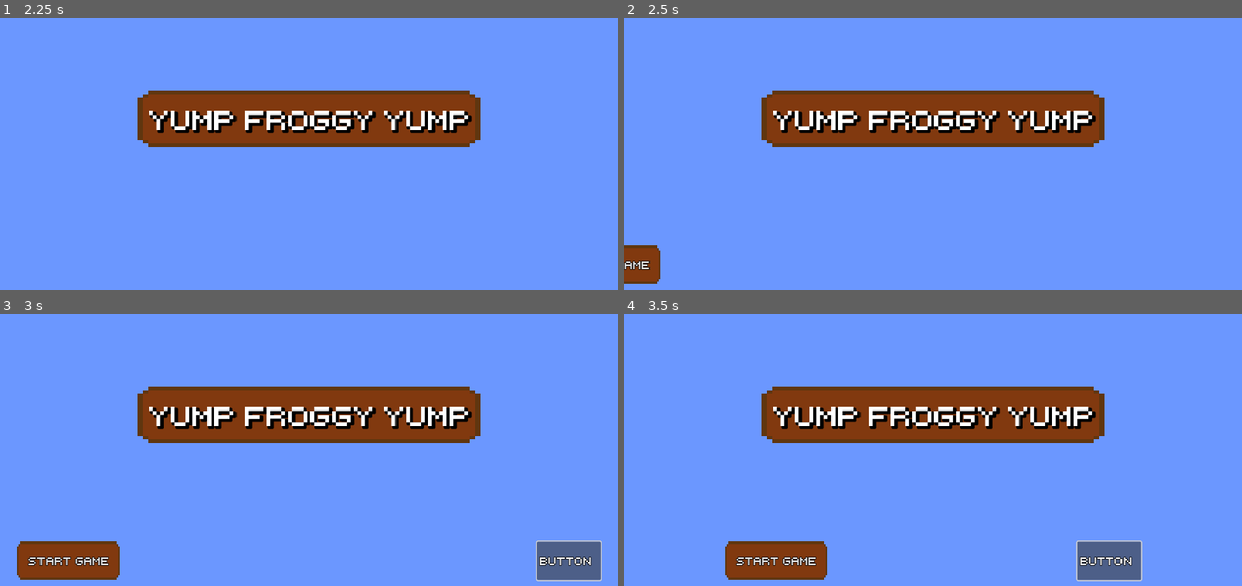
Above: before the commit, frames 1-4 (two rows, left to right).
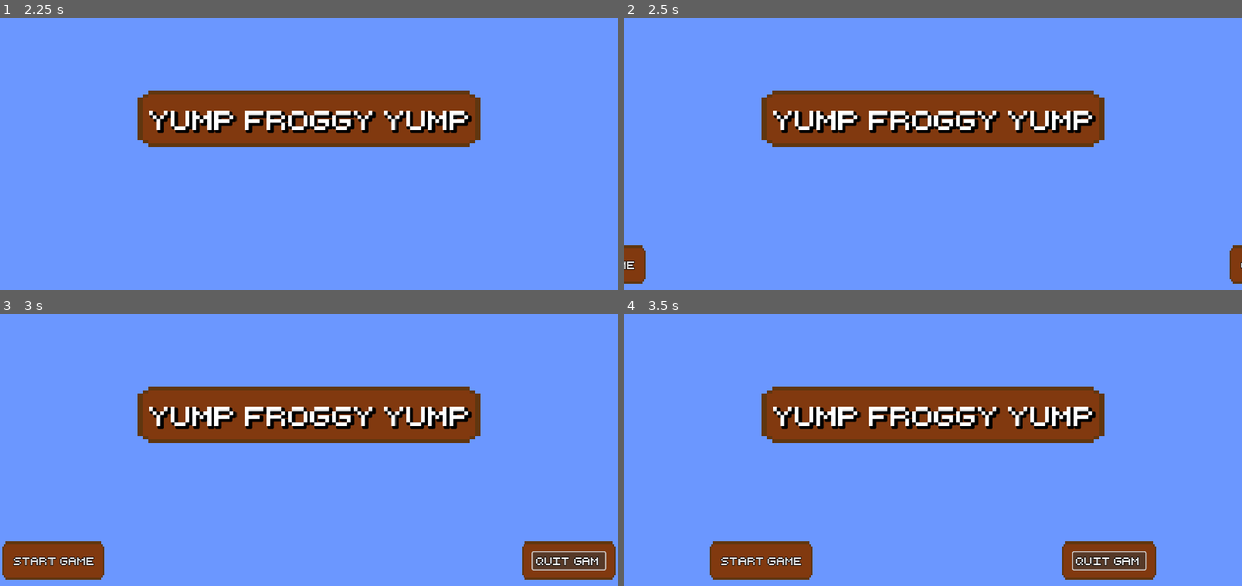
Above: after the commit, the same moments.

Repository: SudoLudens/Simple-Platformer
Game: Godot game, scene res://scenes/game/menu_main.tscn
Two runs of this game, one before a commit and one after it. Both use one fixed random seed, a clock stepped at 60 frames per second and the inputs below. This scene is started directly instead of the project's main scene.
Inputs (mouse positions are in pixels of both pictures, inside the frame that each line leads up to):
- Up to frame 1 (2.25 s): hold D (move_right) 0.53-2.03 s; tap E (toggle_scene) at 0.6, 1.35, 2.1 s; tap Space (jump) at 0.77, 1.52 s; hold A (move_left) from 2.03 s (still down)
- Up to frame 2 (2.5 s): keep holding A (move_left)
- Up to frame 3 (3 s): release A (move_left) at 2.75 s; click (611, 561) at 2.75 s, where only the run before the commit has a clickable "Button 2"
- Up to frame 4 (3.5 s): no input

Frame 1 is identical in both runs. In frame 2, 0.7% of the frame differs, in the area x 0-100%, y 83-98%; in frame 3, 3.3%; in frame 4, 3.3%, in the area x 13-87%, y 83-99%.

Commit message:
No comment, still working on menu

Diff:
--- a/scenes/game/main.tscn
+++ b/scenes/game/main.tscn
@@ -9,7 +9,6 @@
 [node name="Main" type="Node2D"]
 
 [node name="ScoreUI" type="CanvasLayer" parent="."]
-visible = false
 
 [node name="ScoreLabel" type="RichTextLabel" parent="ScoreUI"]
 clip_contents = false
--- a/scenes/game/menu_main.tscn
+++ b/scenes/game/menu_main.tscn
@@ -124,10 +124,20 @@
 theme_override_styles/normal = SubResource("StyleBoxEmpty_40nfe")
 text = "start game"
 
-[node name="Button2" type="Button" parent="ButtonsHBox"]
+[node name="PanelContainer2" type="PanelContainer" parent="ButtonsHBox"]
+layout_mode = 2
+
+[node name="MarginContainer" type="MarginContainer" parent="ButtonsHBox/PanelContainer2"]
+layout_mode = 2
+theme_override_constants/margin_left = 20
+theme_override_constants/margin_top = 20
+theme_override_constants/margin_right = 20
+theme_override_constants/margin_bottom = 20
+
+[node name="Button" type="Button" parent="ButtonsHBox/PanelContainer2/MarginContainer"]
 layout_mode = 2
 theme_override_styles/normal = SubResource("StyleBoxEmpty_40nfe")
-text = "Button 2"
+text = "quit game"
 
 [node name="AnimationPlayer" type="AnimationPlayer" parent="ButtonsHBox"]
 autoplay = "intro"
